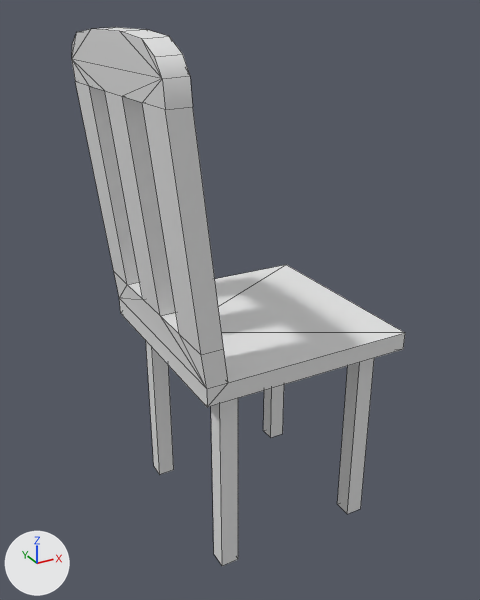
Renders of the FBX model Assets/3D Models/Chair.fbx from each side of a commit.
The view is the same before and after, from a camera (50 mm lens) standing at (-0.8, -1.391, 1.305) and looking at (-0.04, -0.01, 0.615). The lights are fixed; the arrows at lower left show +X, +Y and +Z. Mesh edges are drawn as thin lines. Where no turn or scale is listed for an object, it has been applied to the vertices.
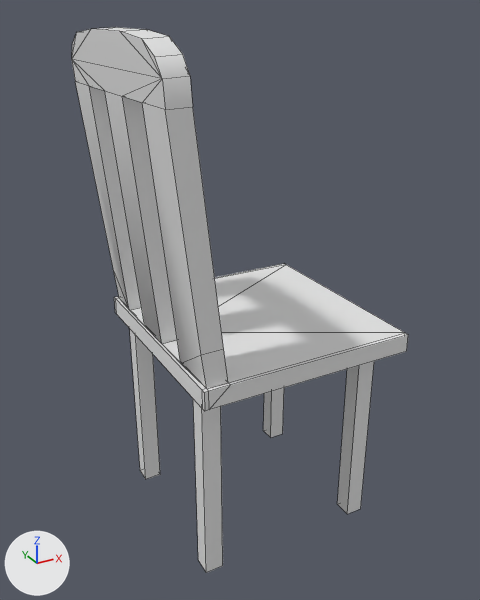
Scene script edits in JSON lines:
```json
{"block": "me_cube_004", "where": "me_cube_004.from_pydata(...)  # 32 vertices, 24 faces; spans x -0.421..0.024, y -0.024..0.44, z -0.205..0.321"}
{"block": "me_cube_004", "where": "# used by ob_cube_001; location = (0.204, -0.215, 0.201)"}
{"block": "me_cube_004", "change": "me_cube_004 part 2: the loose piece of 8 vertices spanning x -0.421..-0.374, y -0.024..0.024, z -0.205..0.321 is moved by (-0.045, 0.0, 0.0)"}
{"block": "me_cube_004", "change": "me_cube_004 part 3: the loose piece of 8 vertices spanning x -0.421..-0.374, y 0.393..0.44, z -0.205..0.321 is moved by (-0.045, 0.0, 0.0)"}
{"block": "me_cube_003", "where": "# used by ob_cube; location = (0.005, -0.006, 0.538)"}
{"op": "remove", "block": "me_cube_003", "code": "me_cube_003.from_pydata(...)  # 53 vertices, 70 faces; spans x -0.35..0.276, y -0.276..0.276, z -0.023..0.729"}
{"op": "add", "block": "me_cube_003", "code": "me_cube_003.from_pydata(...)  # 71 vertices, 88 faces; spans x -0.35..0.276, y -0.288..0.288, z -0.023..0.729"}
{"block": "me_cube_003", "change": "me_cube_003 part 1"}
{"block": "me_cube_003", "change": "5 faces are deleted"}
{"block": "me_cube_003", "change": "8 vertices in x -0.287..-0.234, y -0.166..0.166, z 0.106..0.107 move by (0.0, 0.0, -0.073)"}
{"block": "me_cube_003", "change": "5 new vertices lie (0.0, -0.012, 0.0) away from vertices in x -0.276..0.276, y -0.276, z -0.023..0.023"}
{"block": "me_cube_003", "change": "6 new vertices lie (-0.011, 0.0, 0.0) away from vertices in x -0.276, y -0.288..0.276, z -0.023..0.023"}
{"block": "me_cube_003", "change": "7 new vertices lie (0.0, 0.012, 0.0) away from vertices in x -0.287..0.276, y 0.276, z -0.023..0.023"}
{"block": "me_cube_003", "change": "23 new faces join them"}
```

What differs and where, as boxes [x1, y1, x2, y2] in the pictures (480 x 600 px; the box of a moved part takes in the faces that stretch with it):
```json
{"object": "Cube", "change": "reshaped", "before": [72, 27, 405, 407], "after": [72, 27, 408, 411]}
{"object": "Cube.001", "change": "reshaped", "before": [146, 342, 374, 566], "after": [130, 329, 374, 573], "on screen": "7% wider, 9% taller"}
{"part": 1, "of": "me_cube_003", "change": "built on", "before": [75, 82, 405, 407], "after": [75, 82, 408, 411]}
{"part": 2, "of": "me_cube_004", "change": "moved or reshaped", "before": [211, 398, 238, 566], "after": [193, 399, 223, 573]}
{"part": 3, "of": "me_cube_004", "change": "moved or reshaped", "before": [146, 342, 174, 475], "after": [130, 329, 160, 479]}
```
